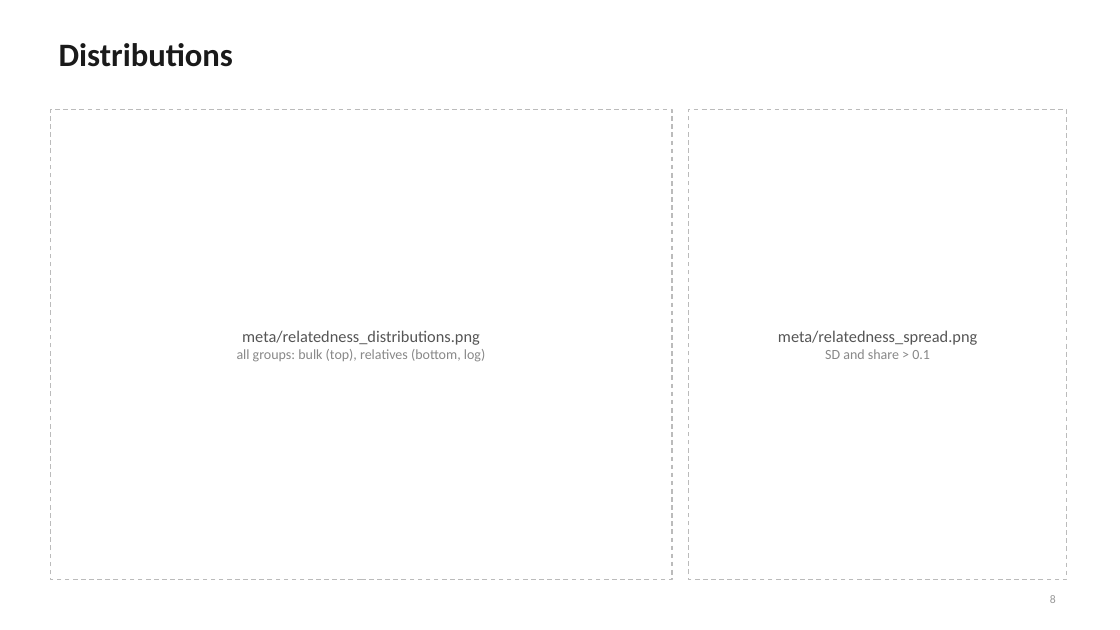
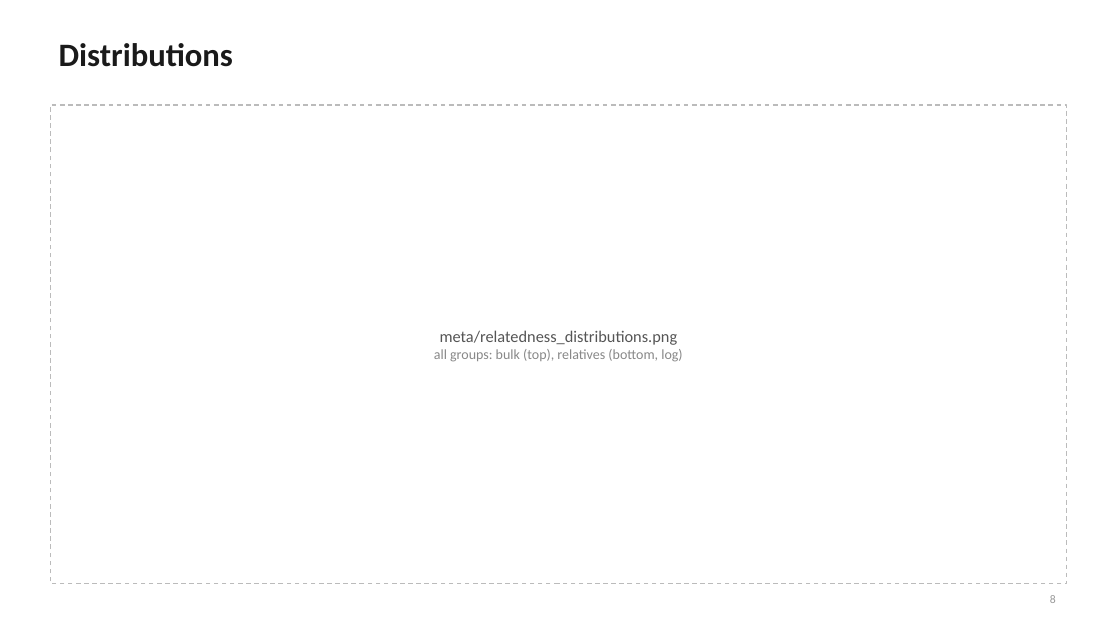
Before and after one commit to mkiravn/aou-covariance, a slide deck: slide 8 of slides/relatedness_condensed.pptx. Drawn at 1120x630 pixels with LibreOffice and Linux fonts; fonts in the diff are those of the drawing. Boxes give left, top, right and bottom in pixels: in the first picture for what was removed or moved away, otherwise in the second. Text is boxed around its words. In the diff, an @@ line names an element or a change of style, - is before the commit and + after.

```diff
--- a/slides/relatedness_condensed.pptx
+++ b/slides/relatedness_condensed.pptx
@@ text "meta/relatedness_distributions.png": place and size @@
-text "meta/relatedness_distributions.png" at <box>237,330,485,362</box>
+text "meta/relatedness_distributions.png" at <box>434,330,682,362</box>
@@ rectangle: place and size @@
-rectangle at <box>50,109,672,580</box>
+rectangle at <box>50,105,1067,584</box>
@@ rectangle removed at <box>689,109,1067,580</box> @@
@@ text removed at <box>778,330,977,359</box> @@
-meta/relatedness_spread.png
-SD and share > 0.1
```
Also in this commit, not shown: 1 other slide changed, 3 other files.
